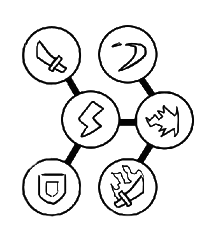
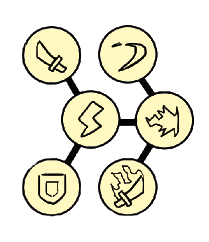
Before/after of a 209 x 242 layered artwork. What changed in the layer stack:
pixels changed over [24, 27, 192, 214] (layer not identified)
